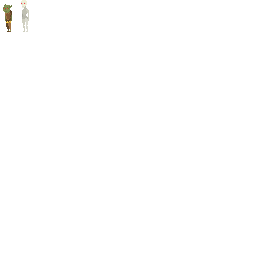
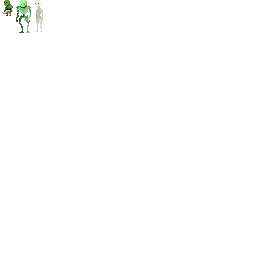
Revision of a layered 256 × 256 image; what changed, layer by layer:
painted on "skeleton" over [16, 0, 43, 33]
renamed "Gioblin" to "Layer 2", painted on it over [2, 0, 13, 32]
